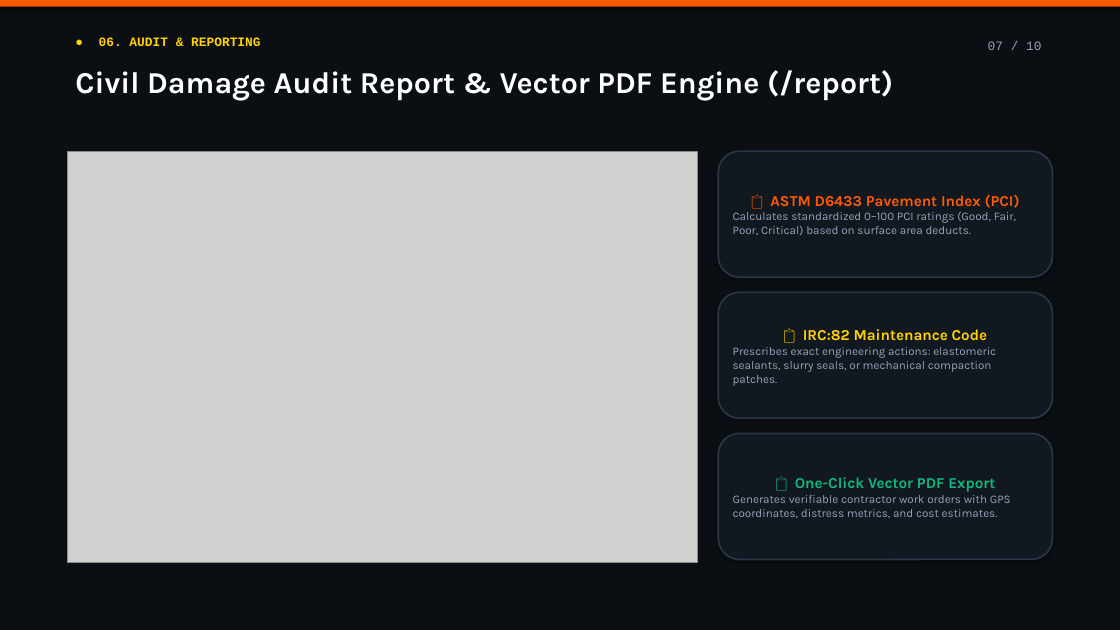
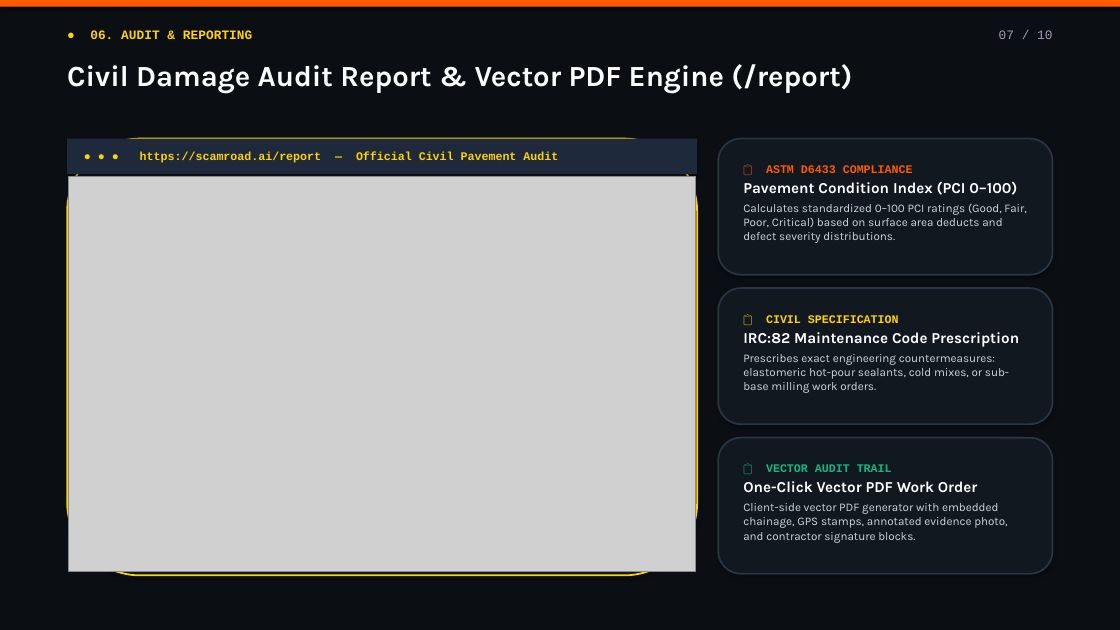
Before and after one commit to Priya-Ranjan-0201/Potholes-detector, a slide deck: slide 7 of ScamRoad_Presentation.pptx. Drawn at 1120x630 pixels with LibreOffice and Linux fonts; fonts in the diff are those of the drawing; grey boxes stand for pictures. Boxes give left, top, right and bottom in pixels: in the first picture for what was removed or moved away, otherwise in the second. Text is boxed around its words. In the diff, an @@ line names an element or a change of style, - is before the commit and + after.

Commit message:
docs: overhaul presentation deck with publication-grade design and slide previews

```diff
--- a/ScamRoad_Presentation.pptx
+++ b/ScamRoad_Presentation.pptx
@@ text "● 06. AUDIT & REPORTING": place and size @@
-text "● 06. AUDIT & REPORTING" at [99, 37, 260, 46]
+text "● 06. AUDIT & REPORTING" at [90, 30, 252, 39]
@@ text "07 / 10": place and size @@
-text "07 / 10" at [988, 41, 1041, 50]
+text "07 / 10" at [999, 30, 1052, 39]
@@ text "Civil Damage Audit Report & ..." at [67, 64, 852, 93]: size 26 to 25 pt @@
@@ rounded rectangle added at [67, 139, 697, 576], fill #121820, outline #FFD200 1.5 pt @@
@@ rectangle added at [67, 139, 697, 174], fill #1E293B, 10 pt, text #FFD200, bold @@
+● ● ● https://scamroad.ai/report — Official Civil Pavement Audit
@@ rounded rectangle "📋 ASTM D6433 COMPLIANCE": place and size @@
-rounded rectangle "📋 ASTM D6433 COMPLIANCE" at [718, 151, 1053, 277]
+rounded rectangle "📋 ASTM D6433 COMPLIANCE" at [718, 139, 1053, 275]
@@ picture: place and size @@
-picture at [67, 151, 697, 563]
+picture at [69, 176, 696, 571]
@@ text in rounded rectangle at [743, 165, 1026, 243]: text changed; text colour #94A3B8 to #CBD5E1 @@
-📋 ASTM D6433 Pavement Index (PCI)
-Calculates standardized 0–100 PCI ratings (Good, Fair, Poor, Critical) based on surface area deducts.
+📋 ASTM D6433 COMPLIANCE
+Pavement Condition Index (PCI 0–100)
+Calculates standardized 0–100 PCI ratings (Good, Fair, Poor, Critical) based on surface area deducts and defect severity distributions.
@@ rounded rectangle "📋 CIVIL SPECIFICATION": place and size @@
-rounded rectangle "📋 CIVIL SPECIFICATION" at [718, 292, 1053, 418]
+rounded rectangle "📋 CIVIL SPECIFICATION" at [718, 288, 1053, 424]
@@ text in rounded rectangle at [743, 315, 1019, 393]: text changed; text colour #94A3B8 to #CBD5E1 @@
-📋 IRC:82 Maintenance Code
-Prescribes exact engineering actions: elastomeric sealants, slurry seals, or mechanical compaction patches.
+📋 CIVIL SPECIFICATION
+IRC:82 Maintenance Code Prescription
+Prescribes exact engineering countermeasures: elastomeric hot-pour sealants, cold mixes, or sub-base milling work orders.
@@ vertical alignment middle to top in 3 elements at [718, 139, 1053, 275], [718, 288, 1053, 424], [718, 438, 1053, 574] @@
@@ rounded rectangle "📋 VECTOR AUDIT TRAIL": place and size @@
-rounded rectangle "📋 VECTOR AUDIT TRAIL" at [718, 434, 1053, 560]
+rounded rectangle "📋 VECTOR AUDIT TRAIL" at [718, 438, 1053, 574]
@@ text in rounded rectangle at [743, 464, 1007, 543]: text changed; text colour #94A3B8 to #CBD5E1 @@
-📋 One-Click Vector PDF Export
-Generates verifiable contractor work orders with GPS coordinates, distress metrics, and cost estimates.
+📋 VECTOR AUDIT TRAIL
+One-Click Vector PDF Work Order
+Client-side vector PDF generator with embedded chainage, GPS stamps, annotated evidence photo, and contractor signature blocks.
```
Also in this commit, not shown: 9 other slides changed, 15 other files.
